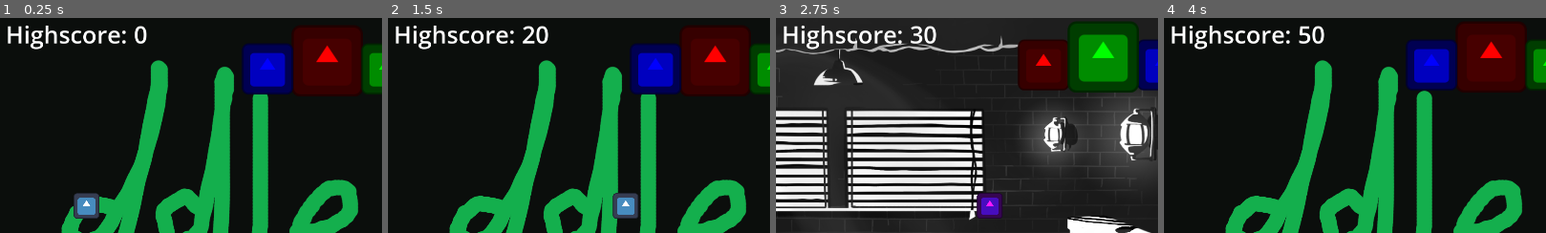
Above: before the commit, frames 1-4 (left to right).
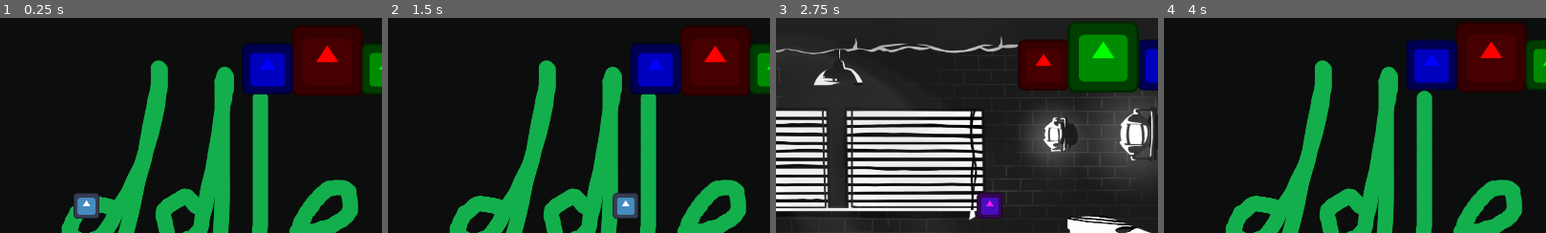
Above: after the commit, the same moments.

Repository: godzilla5hrimp/TheaterJumpShootMan
Game: Godot game, scene res://scenes/main.tscn
Two runs of this game, one before a commit and one after it. Both use one fixed random seed, a clock stepped at 60 frames per second and the inputs below. The engine's default icon, where the game draws it, is replaced by a stand-in: a white triangle on a blue panel in a dark square.
Inputs:
- Up to frame 1 (0.25 s): no input
- Up to frame 2 (1.5 s): tap Enter at 0.5 s; hold Right (moveRight) from 0.53 s (still down); tap P (ReduceUIHearts) at 0.6, 1.35 s; tap X (SwapMaskForward) at 0.77 s
- Up to frame 3 (2.75 s): tap X (SwapMaskForward) at 1.52 s; release Right (moveRight) at 2.03 s; hold Left (moveLeft) from 2.03 s (still down); tap E (change_mask_next) at 2.1 s; tap P (ReduceUIHearts) at 2.3 s
- Up to frame 4 (4 s): release Left (moveLeft) at 2.78 s; hold Right (moveRight) from 2.78 s (still down); tap Q (change_mask_previous) at 2.85 s; tap X (SwapMaskForward) at 3.02, 3.77 s; tap P (ReduceUIHearts) at 3.05, 3.8 s; tap M (change_middle_ages) at 3.6 s
The pictures show only the part of the screen within x 40-90%, y 1-51%; the shares and areas given below are measured in that part.

The runs differ from the first frame. In frame 1, 1.3% of the frame differs, in the area x 2-39%, y 3-15%; in frame 2, 1.5%; in frame 3, 1.5%; in frame 4, 1.5%, in the area x 2-42%, y 3-15%.

Commit message:
Revert "Highscore"
This reverts commit 50c6ca041a924922af2b103e74b9d750dfc84f2c.

Diff:
--- a/mask-game-jam-game/UI.tscn
+++ b/mask-game-jam-game/UI.tscn
@@ -73,12 +73,3 @@
 modulate = Color(0, 1, 0, 1)
 position = Vector2(1750, 140)
 texture = ExtResource("3_g6l6n")
-
-[node name="Label" type="Label" parent="." unique_id=627062407]
-layout_mode = 0
-offset_left = 792.0
-offset_top = 11.0
-offset_right = 1148.0
-offset_bottom = 94.0
-theme_override_font_sizes/font_size = 60
-text = "Highscore: 0"
--- a/mask-game-jam-game/ui.gd
+++ b/mask-game-jam-game/ui.gd
@@ -1,11 +1,11 @@
 extends Control
+var HeartAmount = 3
 var PosCurrentMask = Vector2(1600,110)
 var SizeCurrentMask = Vector2(1.4,1.4)
 var PosPreviousMask = Vector2(1450,130)
 var SizePreviousMask = Vector2(1,1)
 var PosNextMask = Vector2(1750,130)
 var SizeNextMask = Vector2(1,1)
-var Highscore = 0
 
 # Called when the node enters the scene tree for the first time.
 func _ready() -> void:
@@ -14,10 +14,7 @@
 
 # Called every frame. 'delta' is the elapsed time since the previous frame.
 func _process(delta: float) -> void:
-	if Input.is_action_just_pressed("ReduceUIHearts"):
-		Highscore +=10
-		#var HighscoreStr = str(Highscore)
-		$Label.text = "Highscore: " + str(Highscore)
+	pass
 
 
 func _on_actor_hit(lives: Variant, healthbar: Variant) -> void:
